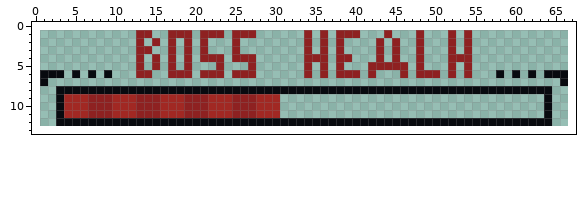
File history of a pixel-art file, Assets/Resources/Characters/Sprites/BossHealthBar/BossHPB9.aseprite. This is how it looked before the edit.
66x12 pixels, 1 frame. The old version is drawn lined up with the new one, on the new canvas.
The same view after the edit:
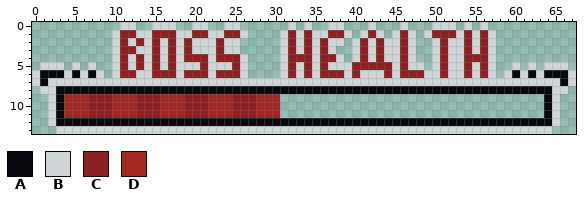
Palette (. is transparent): A #080a0f  B #cfd5d6  C #8e2121  D #a12823
What changed:
canvas 66x12 -> 68x14, the old top-left corner now at 1,1
Colour B is added in row 0 at x 11 to 12, 15 to 17, 20 to 21, 24 to 25, 32, 34, 37 to 38, 42, 46, 50 to 52, 54 and 56; in row 1 at x 10, 31, 33, 35, 41, 43, 45, 47, 49, 53, 55 and 57; in row 2 at x 10, 12, 14, 16, 18, 20, 22, 24, 31, 33, 35, 37, 40, 42, 44, 47, 50, 53, 55 and 57; in row 3 at x 10, 16, 18, 20, 22, 24, 31, 33, 35, 37, 40, 42, 44, 47, 50, 53, 55 and 57; in row 4 at x 10, 12, 14, 16, 18, 31, 40, 42, 44, 47, 50 and 57; in row 5 at x 1 to 3, 5, 7, 10, 12, 14, 16, 18, 20, 22, 24, 26, 31, 33, 35, 37, 39, 47, 50, 53, 55, 57, 60, 62 and 64 to 66.
Colour B is added in row 6 at x 0, 4, 6, 8, 10, 31, 33, 35, 41, 43, 45, 53, 55, 57, 59, 61, 63 and 67; in row 7 at x 0, 2 to 65 and 67; in row 8 at x 1 to 2 and 65 to 66; in rows 9 to 12 at x 2 and 65; in row 13 at x 3 to 64.
Colour B replaces colour C in row 1 at x 13 to 14, 18 to 19, 22 to 23, 26, 36 and 39; in row 2 at x 21, 25, 38, 45 and 52; in row 3 at x 13 to 14, 21, 25, 45 and 52; in row 4 at x 22, 26, 35, 38, 45 and 52 to 53; in row 5 at x 19, 23, 38, 45, 48 and 52; in row 6 at x 13 to 14, 18, 22, 26, 39, 42, 49 to 50 and 52.
Colour C is added in row 1 at x 11 to 12, 15 to 16, 20, 24, 32, 37, 42, 46, 50 to 51 and 56; in row 2 at x 11, 23, 32, 41, 46, 51 and 56; in row 3 at x 11 to 12, 15, 23, 32, 41, 46, 51 and 56; in row 4 at x 11, 20, 24, 32 to 33, 37, 41, 46, 51 and 55 to 56; in row 5 at x 11, 21, 25, 32, 40 to 41, 51 and 56; in row 6 at x 11 to 12, 15 to 16, 20, 24, 32, 37, 44, 47, 51 and 56.
The author cleared colour A in row 6 at x 9 and 58.
The author cleared colour C in row 1 at x 27, 40, 44 and 48; in row 2 at x 48; in row 3 at x 38 and 48; in row 4 at x 27, 39 and 48; in rows 5 to 6 at x 27.
Boxes around the changes in both pictures, in picture pixels (x1, y1, x2, y2):
changed: (32, 22, 576, 134)
